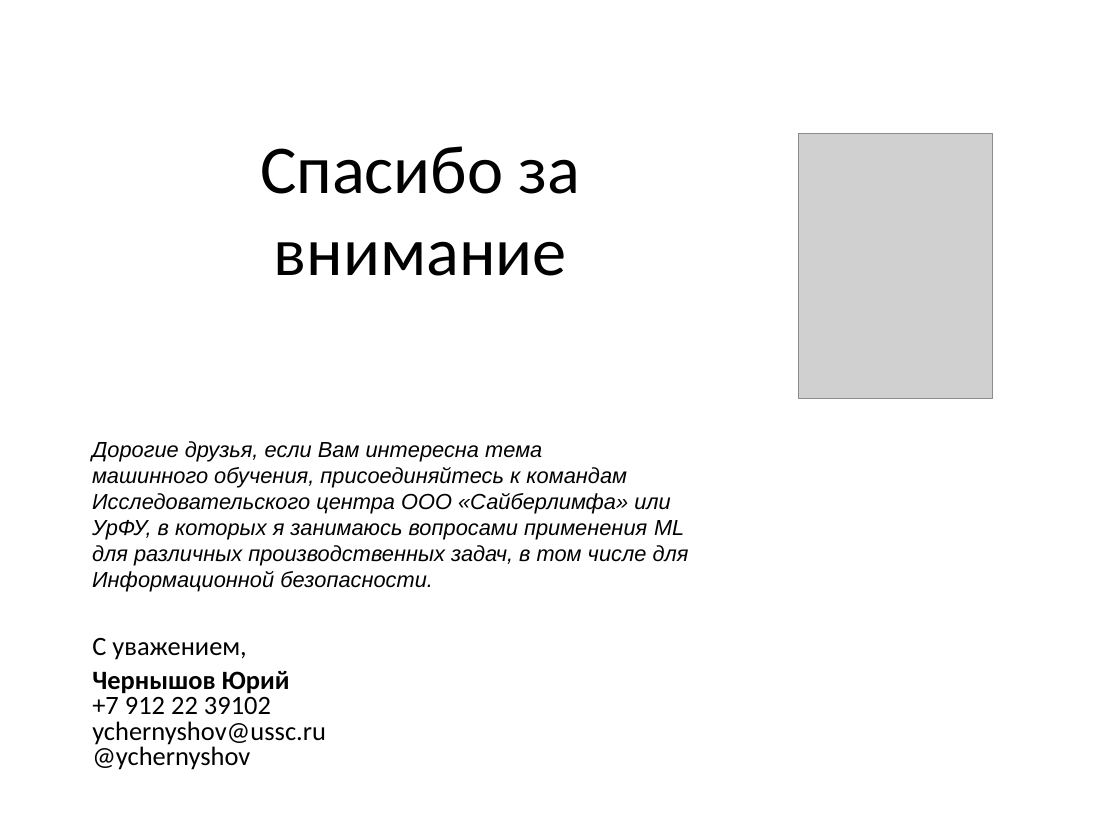
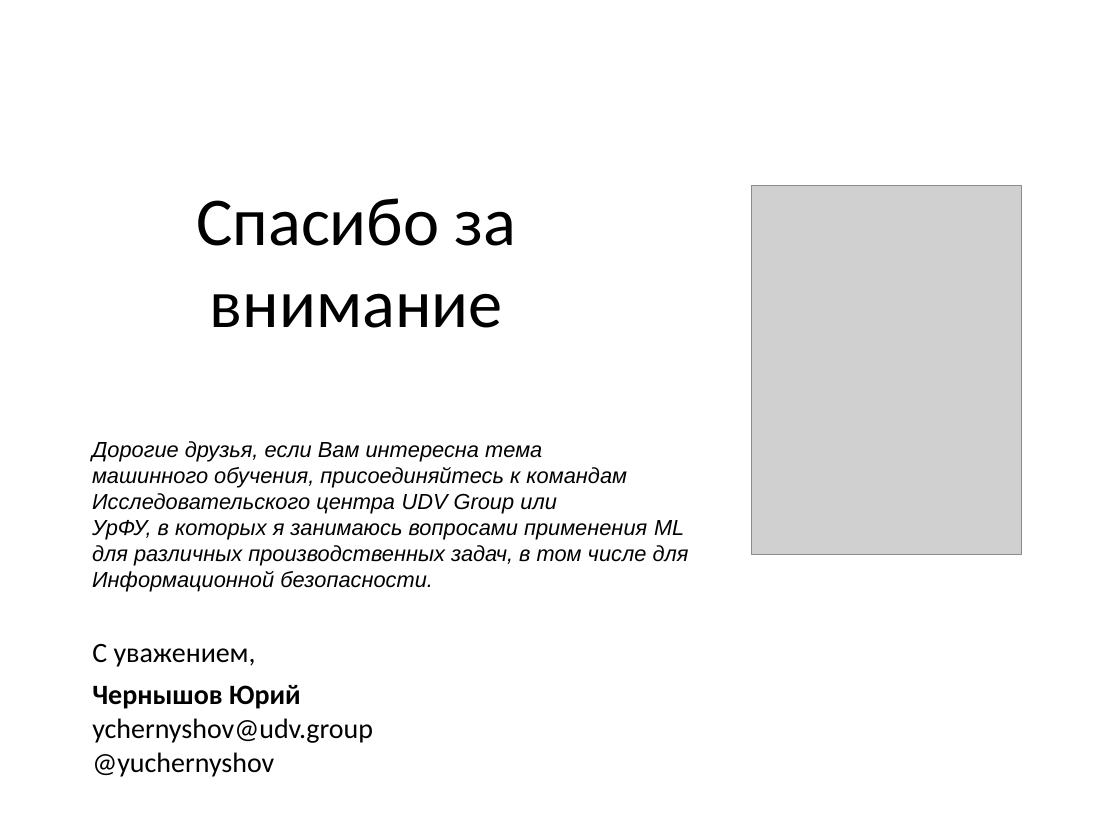
Before and after one commit to CyberLympha/Data-Science-Course, a slide deck: slide 36 of презентации/Язык программирования python.ppt (slide 30 before the commit). Drawn at 1120x840 pixels with LibreOffice and Linux fonts; fonts in the diff are those of the drawing; grey boxes stand for pictures. Boxes give left, top, right and bottom in pixels: in the first picture for what was removed or moved away, otherwise in the second. Text is boxed around its words. In the diff, an @@ line names an element or a change of style, - is before the commit and + after.

```diff
--- a/презентации/Язык программирования python.ppt
+++ b/презентации/Язык программирования python.ppt
@@ title "Спасибо за внимание" moved from (x1=260, y1=146, x2=581, y2=276) to (x1=196, y1=198, x2=517, y2=328) @@
@@ picture resized from (x1=799, y1=133, x2=992, y2=398) to (x1=752, y1=186, x2=1021, y2=554) @@
@@ text at (x1=92, y1=493, x2=557, y2=514): text changed @@
-Исследовательского центра ООО «Сайберлимфа» или
+Исследовательского центра UDV Group или
@@ text at (x1=92, y1=644, x2=301, y2=709): size 17 to 18 pt in "С уважением,", "Чернышов Юрий"; line spacing 0.7 to 0.9 @@
@@ text at (x1=92, y1=718, x2=373, y2=777): text changed; size 17 to 18 pt @@
-+7 912 22 39102
-ychernyshov@ussc.ru
-@ychernyshov
+ychernyshov@udv.group
+@yuchernyshov
```
Also in this commit, not shown: 6 other slides changed, 7 slides added, 1 slide removed, 2 other files.
